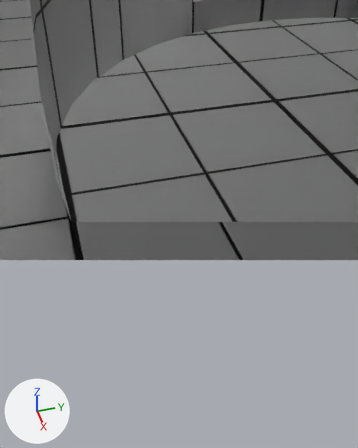
The Blender file assets/map1.blend: old version first, new version second.
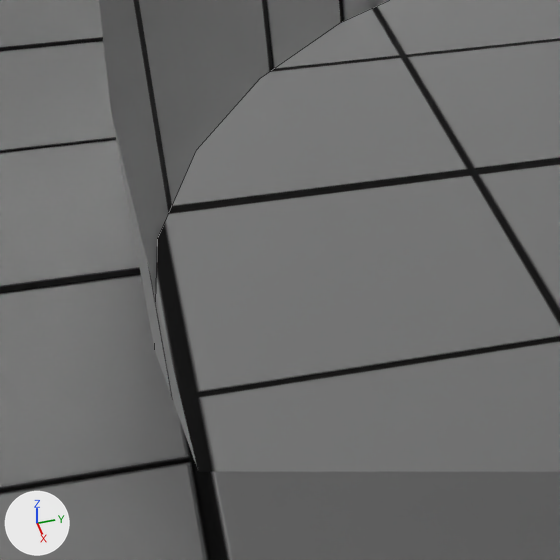
Each version appears first from a camera (50 mm lens) standing at (5.37, -5.18, 2.07) and looking at (0.75, -3.88, -1.74), and next in a close-up on the part from 0% to 56% of the width and 12% to 57% of the height. Arrows for +X, +Y and +Z are at lower left; the lights stay in place. The close-ups show mesh edges as thin lines. Everything nearer to the camera than a plane just in front of the edit is cut away.

Names of what the first close-up shows: 'Walls'.
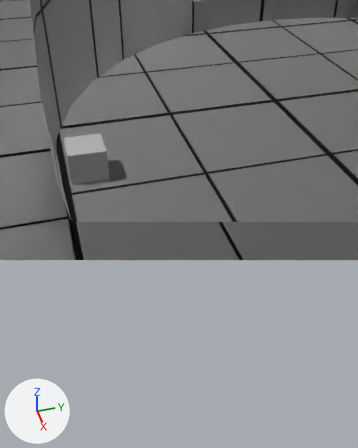
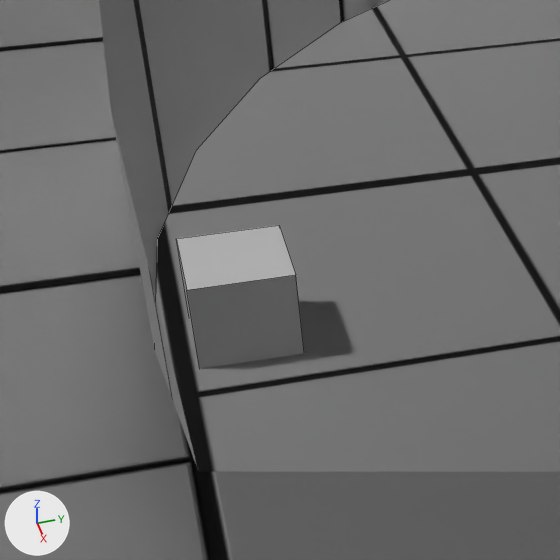
Location of each change, [x1, y1, x2, y2] in pixels of the close-ups (560 x 560 px):
```json
{"object": "ExitDoor", "change": "added", "after": [176, 225, 304, 369]}
```

Edits to the scene script, one JSON object a line:
```json
{"op": "add", "block": "ob_exitdoor", "code": ["ob_exitdoor = bpy.data.objects.new('ExitDoor', me_cube_005.copy())  # the mesh of ob_bluecardconsole", "ob_exitdoor.location = (-0.022, -4.841, -1.132)", "ob_exitdoor.scale = (0.229, 0.229, 0.229)"]}
```
